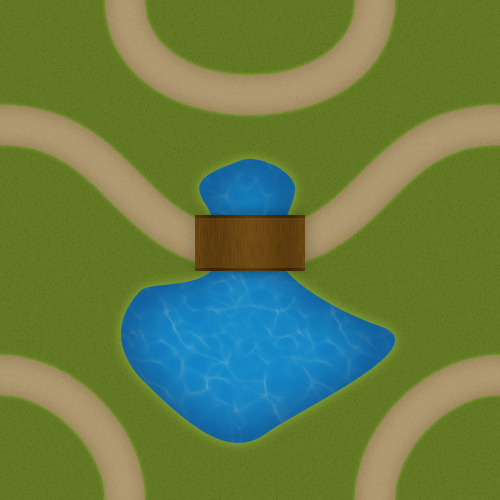
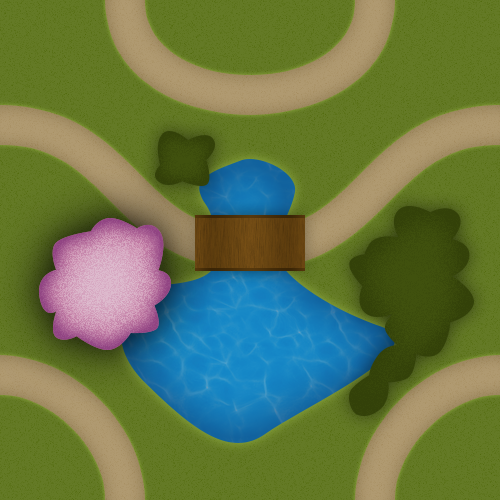
Layered file, before and after one edit (500 x 500). Changes by layer:
added group "Rose" with 2 layers above "Forme 7" over [39, 218, 171, 350]
added layer "Forme 6 copie" in group "Rose" over [39, 218, 171, 350]
added layer "Forme 6" (1st of 2, in "Rose") in group "Rose" over [39, 218, 171, 350]
added layer "Forme 7" above "Forme 6" over [155, 131, 215, 186]
added layer "Forme 6" (2nd of 2) above "Texture eau" over [349, 206, 474, 416]
